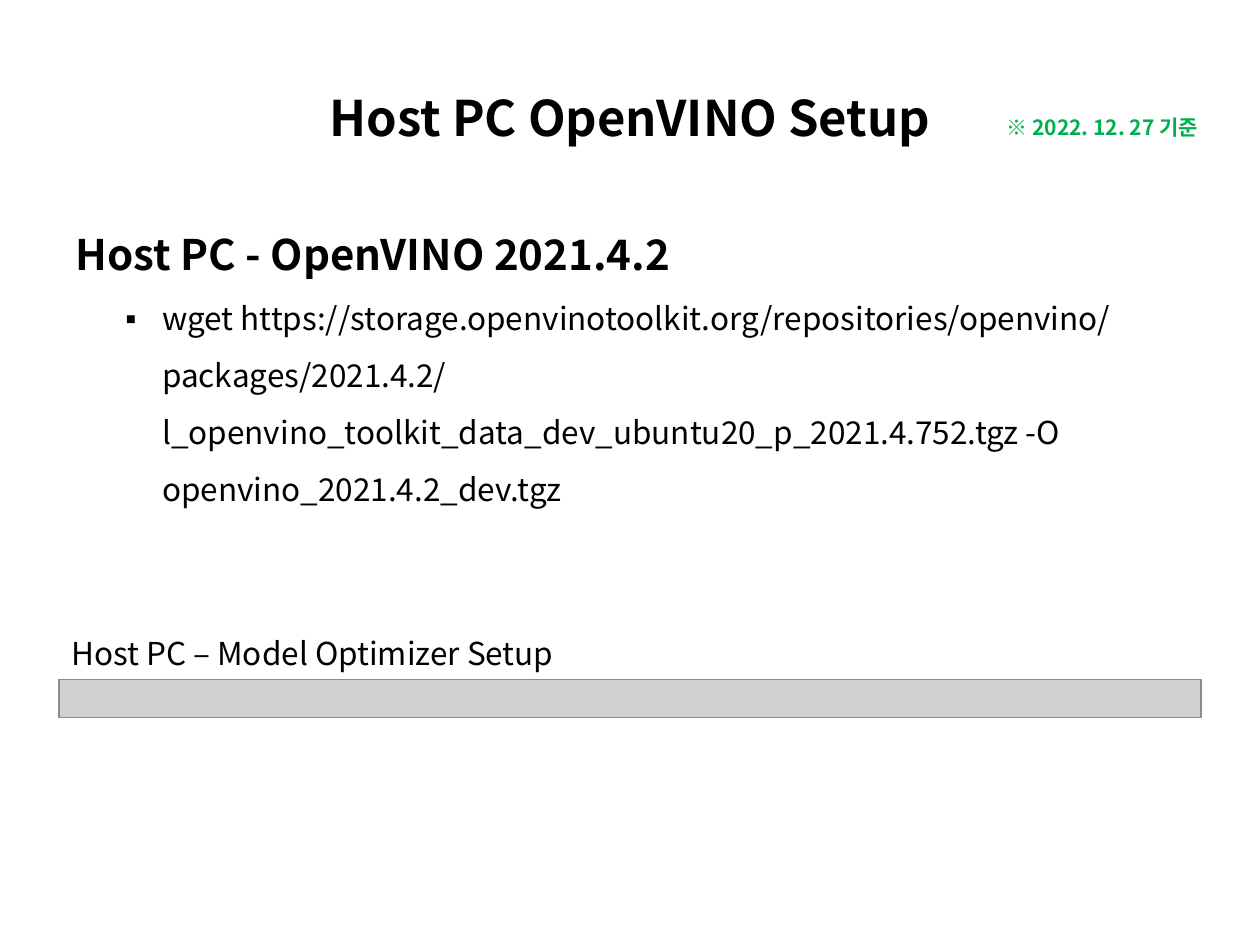
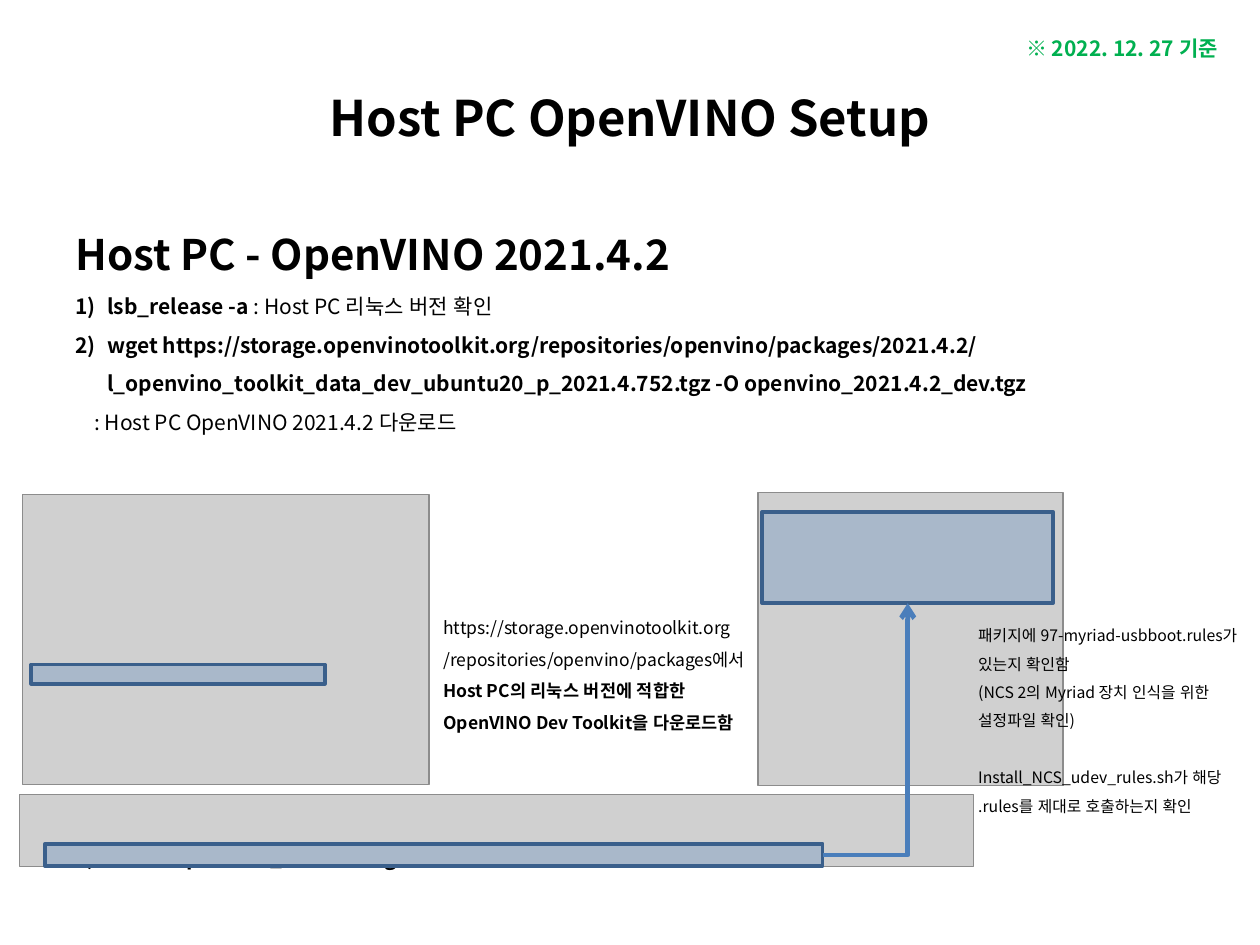
Before and after one commit to luwis93choi/Lecture-Materials-, a slide deck: slide 12 of PyTorch ONNX + Raspberry Pi + NCS Workflow.pptx (slide 3 before the commit). Drawn at 1260x945 pixels with LibreOffice and Linux fonts; fonts in the diff are those of the drawing; grey boxes stand for pictures. Boxes give left, top, right and bottom in pixels: in the first picture for what was removed or moved away, otherwise in the second. Text is boxed around its words. In the diff, an @@ line names an element or a change of style, - is before the commit and + after.

```diff
--- a/PyTorch ONNX + Raspberry Pi + NCS Workflow.pptx
+++ b/PyTorch ONNX + Raspberry Pi + NCS Workflow.pptx
@@ text "※ 2022. 12. 27 기준": place and size @@
-text "※ 2022. 12. 27 기준" at (1032,117,1198,137)
+text "※ 2022. 12. 27 기준" at (1052,38,1218,58)
@@ text at (107,296,493,318): paragraph added @@
+1) lsb_release -a : Host PC 리눅스 버전 확인
@@ text at (107,336,1026,396): size 18 to 12 pt, bold on in "wget https://storage.openvinotoolkit.org/repositories/openvi ..."; bullet ▪ to 1) @@
@@ text at (105,412,507,871): paragraphs added @@
+: Host PC OpenVINO 2021.4.2 다운로드
+3) tar -xf openvino_2021.4.2.tgz : 압축 해제
@@ picture added at (23,495,430,785) @@
@@ picture added at (759,493,1063,786) @@
@@ rectangle added at (762,512,1053,604), fill #4F81BD at 30% opacity, outline #3A5F8C 2 pt @@
@@ text added at (443,620,744,733), 10 pt, text #000000 @@
+https://storage.openvinotoolkit.org
+/repositories/openvino/packages에서
+Host PC의 리눅스 버전에 적합한
+OpenVINO Dev Toolkit을 다운로드함
@@ elbow arrow added from (823, 856) to (907, 604), #4B7EBC 2.75 pt @@
@@ text added at (978,625,1238,814), 9 pt, text #000000 @@
+패키지에 97-myriad-usbboot.rules가
+있는지 확인함
+(NCS 2의 Myriad 장치 인식을 위한
+설정파일 확인)
+Install_NCS_udev_rules.sh가 해당
+.rules를 제대로 호출하는지 확인
@@ text removed at (71,640,553,673) @@
-Host PC – Model Optimizer Setup
@@ rectangle added at (32,664,325,684), fill #4F81BD at 30% opacity, outline #3A5F8C 2 pt @@
@@ picture removed at (59,679,1201,717) @@
@@ picture added at (20,795,974,867) @@
@@ rectangle added at (45,844,823,867), fill #4F81BD at 30% opacity, outline #3A5F8C 2 pt @@
```
Also in this commit, not shown: 4 other slides changed, 12 slides added.
